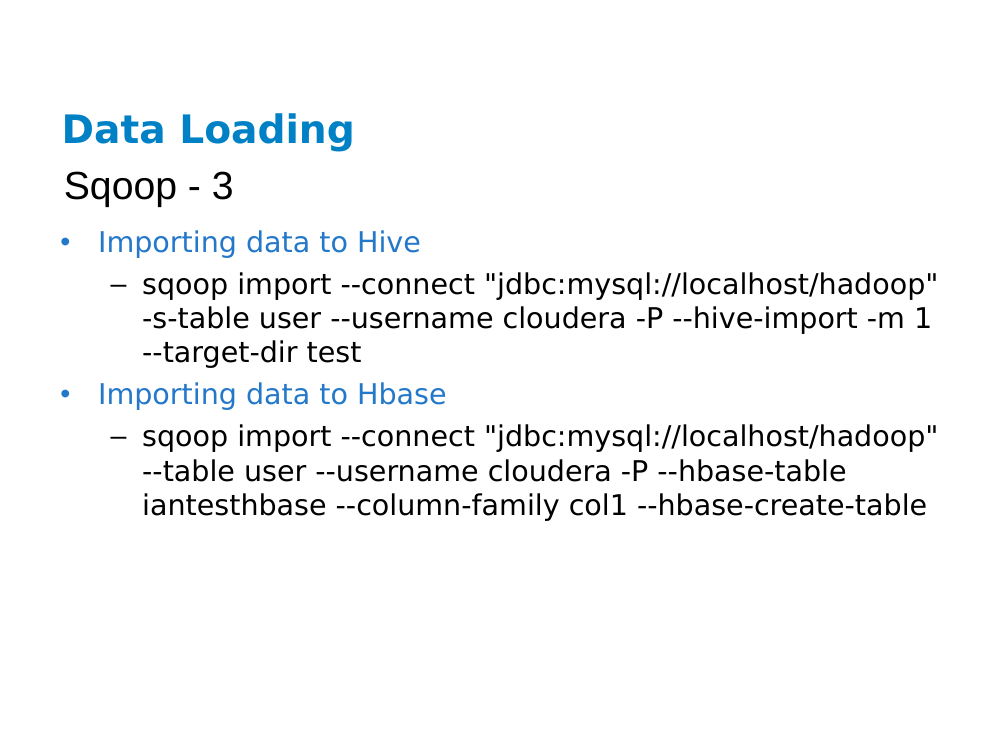
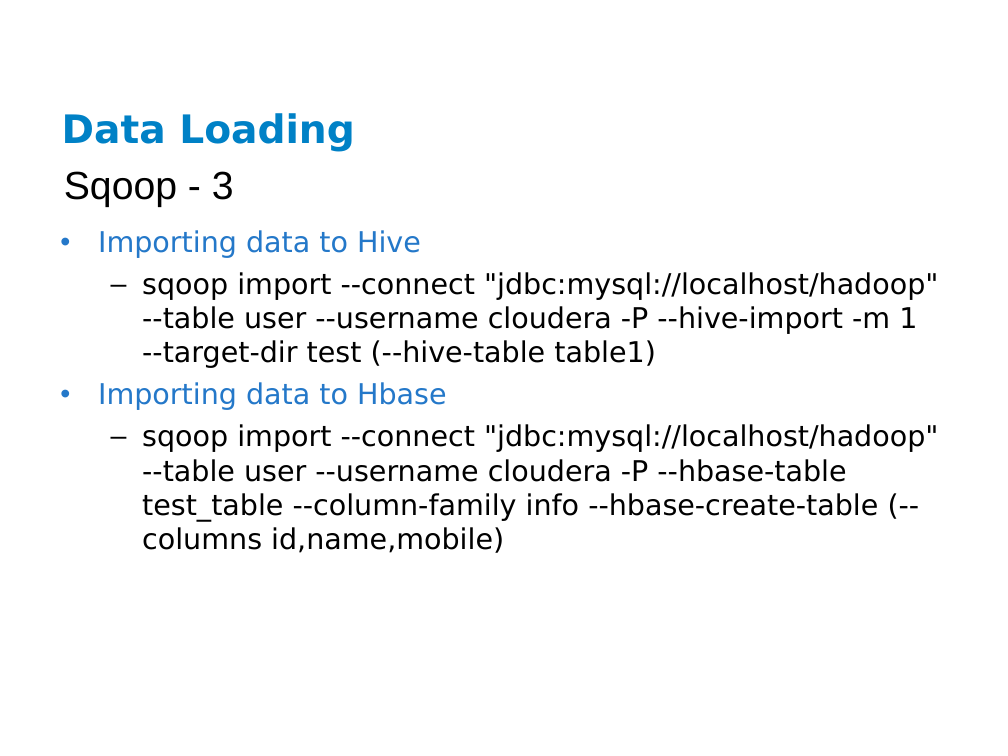
Before and after one commit to ianlin/small-data, a slide deck: slide 28 of training/data_etl.ppt. Drawn at 1008x756 pixels with LibreOffice and Linux fonts; fonts in the diff are those of the drawing; background and template pictures are left out. Boxes give left, top, right and bottom in pixels: in the first picture for what was removed or moved away, otherwise in the second. Text is boxed around its words. In the diff, an @@ line names an element or a change of style, - is before the commit and + after.

```diff
--- a/training/data_etl.ppt
+++ b/training/data_etl.ppt
@@ text at (142, 272, 939, 368): text changed @@
-  – sqoop import --connect "jdbc:mysql://localhost/hadoop" -s-table user --username cloudera -P --hive-import -m 1 --target-dir test
+  – sqoop import --connect "jdbc:mysql://localhost/hadoop" --table user --username cloudera -P --hive-import -m 1 --target-dir test (--hive-table table1)
@@ text at (142, 424, 939, 553): text changed @@
-  – sqoop import --connect "jdbc:mysql://localhost/hadoop" --table user --username cloudera -P --hbase-table iantesthbase --column-family col1 --hbase-create-table
+  – sqoop import --connect "jdbc:mysql://localhost/hadoop" --table user --username cloudera -P --hbase-table test_table --column-family info --hbase-create-table (--columns id,name,mobile)
```
Also in this commit, not shown: 12 other slides changed.
